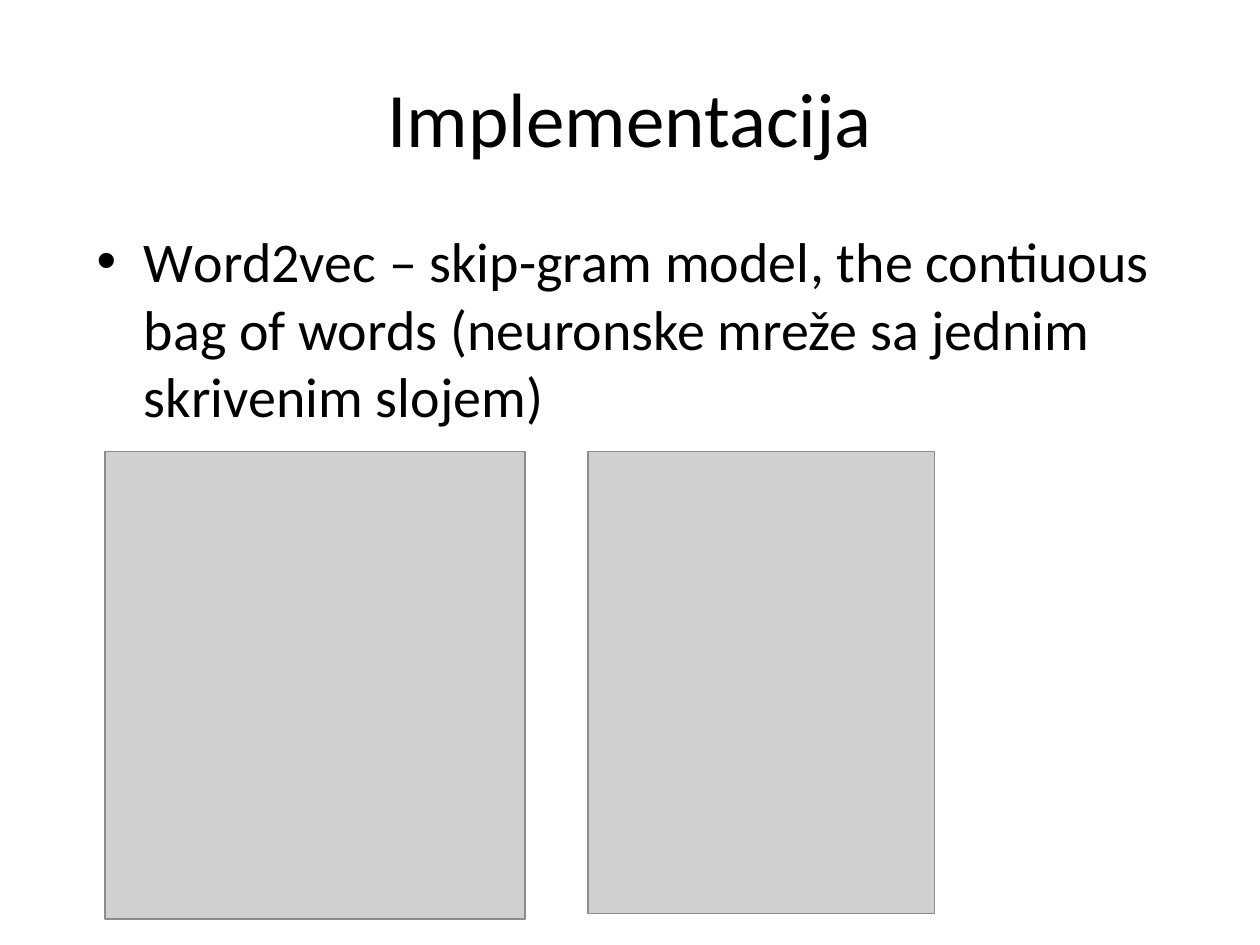
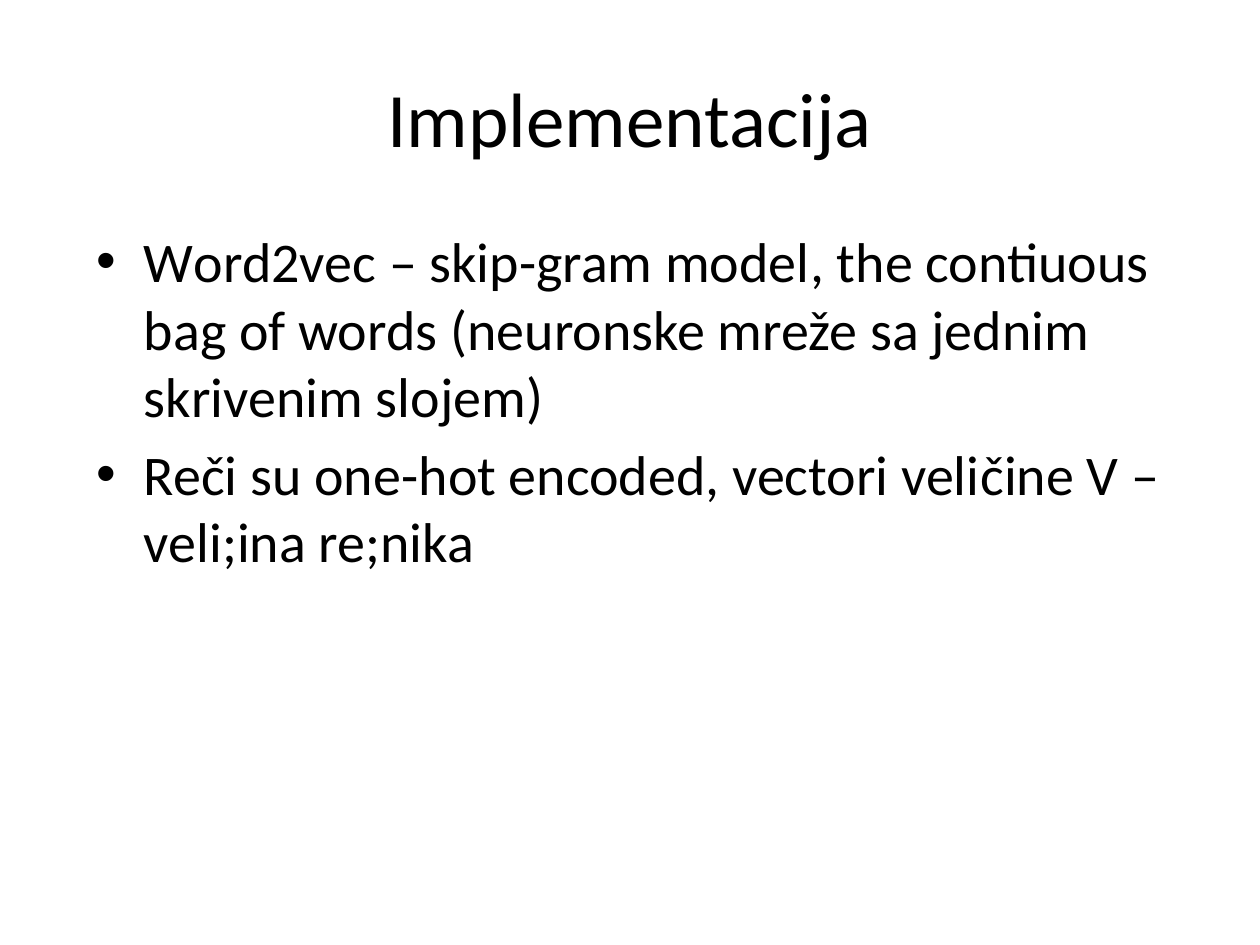
Before and after one commit to vdragan1993/sentence-classification, a slide deck: slide 8 of semantic_classification_ppt.pptx. Drawn at 1260x945 pixels with LibreOffice and Linux fonts; fonts in the diff are those of the drawing; grey boxes stand for pictures; background and template pictures are left out. Boxes give left, top, right and bottom in pixels: in the first picture for what was removed or moved away, otherwise in the second. Text is boxed around its words. In the diff, an @@ line names an element or a change of style, - is before the commit and + after.

```diff
--- a/semantic_classification_ppt.pptx
+++ b/semantic_classification_ppt.pptx
@@ picture removed at bbox=[105, 451, 524, 919] @@
@@ text at bbox=[144, 456, 1119, 569]: paragraph added @@
+• Reči su one-hot encoded, vectori veličine V –veli;ina re;nika
@@ picture removed at bbox=[588, 451, 935, 914] @@
```
Also in this commit, not shown: 2 slides added.
